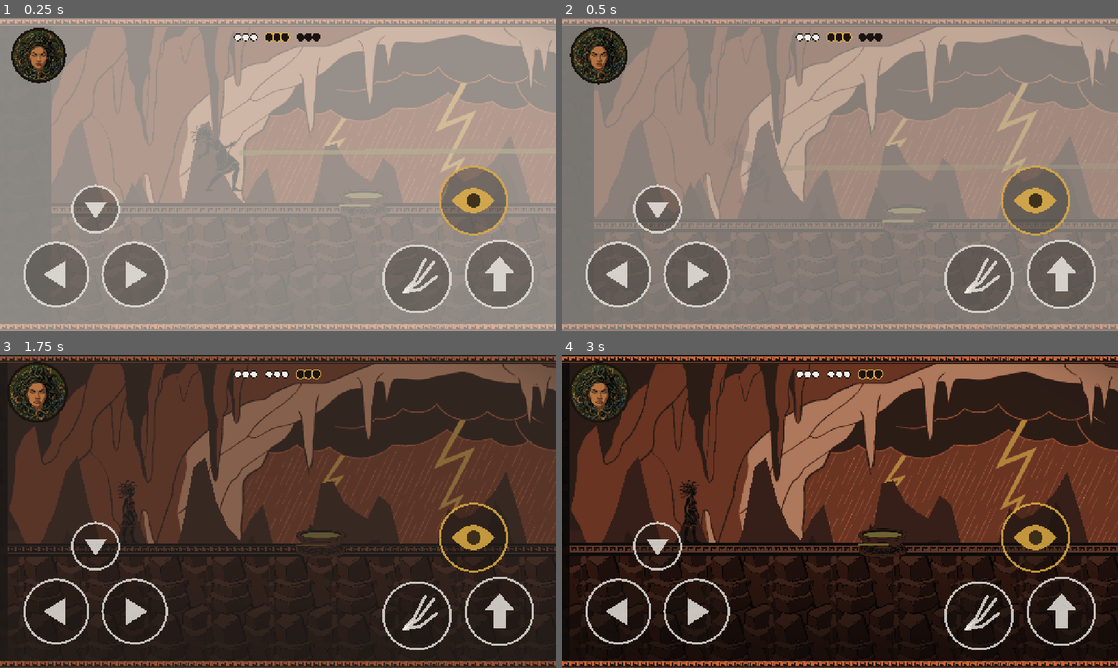
Above: before the commit, frames 1-4 (two rows, left to right).
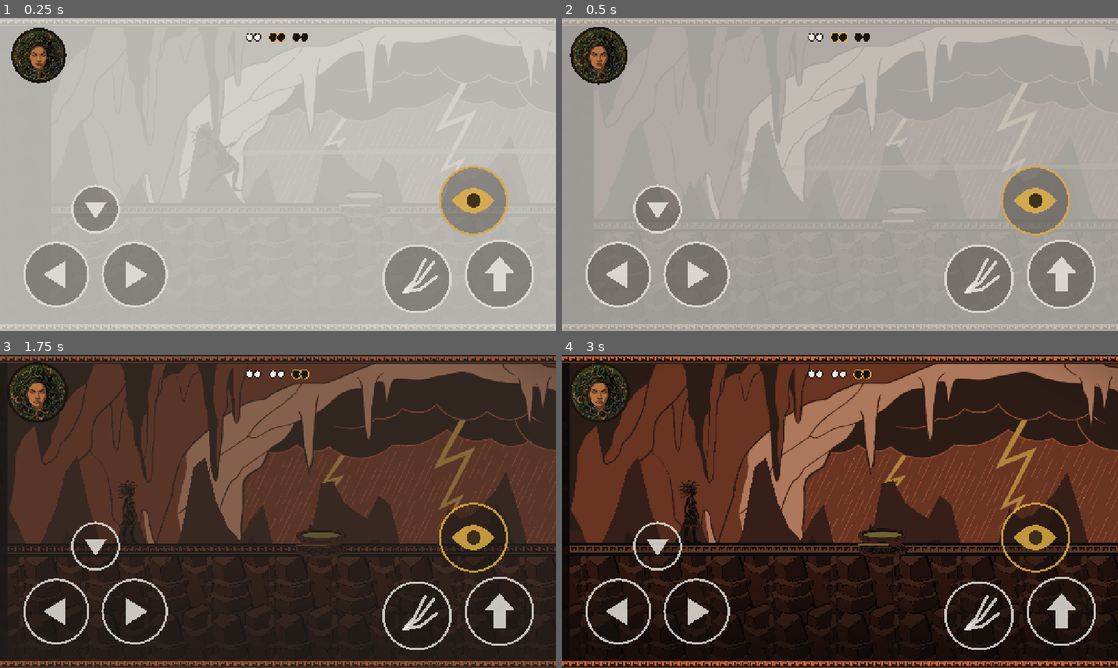
Above: after the commit, the same moments.

Repository: sphilius/medusas-price
Game: Godot game, scene res://tools/sim_perseus.tscn
The game is run twice, just before and just after one commit, with the same random seed, the same clock (stepped at 60 frames per second) and the same inputs. This scene is started directly instead of the project's main scene. Sound files missing from this copy of the repository are replaced by a short silence.
Inputs (mouse positions are in pixels of both pictures, inside the frame that each line leads up to):
- Up to frame 1 (0.25 s): no input
- Up to frame 2 (0.5 s): no input
- Up to frame 3 (1.75 s): tap Enter at 0.5 s; move the mouse to (400, 495) at 0.52 s; hold D (move_right) 0.53-1.25 s; hold K (gaze) 0.53-1.25 s; click (400, 495) at 0.67 s; tap Space (jump) at 0.77 s; tap J (whip) at 0.8 s; drag from (166, 527) to (322, 511) at 1.27 s
- Up to frame 4 (3 s): move the mouse to (895, 442) at 2.02 s; hold D (move_right) 2.03-2.75 s; hold K (gaze) 2.03-2.75 s; tap J (whip) at 2.3 s; drag from (812, 574) to (689, 492) at 2.77 s

The runs differ from the first frame. In frame 1, 96% of the frame differs, in the area x 0-100%, y 0-100%; in frame 2, 94%; in frame 3, 0.3%; in frame 4, 0.3%.

Commit message:
Perseus: pips fill per hit, death restarts the fight, whip clanks
Playtest: pips only moved at phase ends, dying resumed mid-fight, and the
whip seemed to do nothing. Back to 2 hits per phase since a death now
costs the whole fight.

Co-Authored-By: Claude Opus 5.5 <noreply@anthropic.com>

Diff:
--- a/autoload/balance.gd
+++ b/autoload/balance.gd
@@ -662,7 +662,7 @@
 # ---------------------------------------------------------------------------
 const PERSEUS_PHASES: int = 3
 ## Gaze hits needed per phase.
-const PERSEUS_GAZE_HITS_PER_PHASE: int = 3
+const PERSEUS_GAZE_HITS_PER_PHASE: int = 2
 ## Base shield-down window after each attack (s).
 const SHIELD_WINDOW_BASE: float = 1.0
 ## Adapted window = clamp(median reaction + OFFSET, MIN, MAX).
@@ -705,6 +705,8 @@
 const PERSEUS_GUARD_TIME: float = 2.2
 ## The whip icon pulsing over him while he braces (px tall), like the gaze eye.
 const PERSEUS_WHIP_ICON_SIZE: float = 24.0
+## A lash that only glances off the shield flashes it gold for this long (s).
+const PERSEUS_GLANCE_FLASH_S: float = 0.25
 ## Defeat: seconds the stone takes to cover him before he becomes a statue.
 const PERSEUS_DEFEAT_STONE_TIME: float = 1.5
 ## His shield (Visual/Shield): held in front, or dropped to his side during the window.
--- a/scripts/perseus.gd
+++ b/scripts/perseus.gd
@@ -22,6 +22,10 @@
 ## he loses leaves stone creeping further over him (petrify shader, partial), with a
 ## white flash; during the study the world dims and each echo is joined to his shield
 ## by a gold beam (he is studying her reflections), then the echoes shatter.
+## If Medusa dies during the fight, the whole fight starts over from phase 1 when she
+## gets up (Events.player_respawned): pips empty, stone gone, he rises to hover again.
+## A lash that does neither (parry or braced shield) glances off with a gold spark and
+## a clank, so the player sees the whip connect and learns when it matters.
 ## Adaptation (Features.PERSEUS_ADAPT): the window shrinks to her median reaction time
 ## + 0.15 s (clamped 0.45 to 1.0 s), and he attacks from the side she faces least.
 ## With the flag off the window stays SHIELD_WINDOW_BASE and he attacks from behind
@@ -77,6 +81,10 @@
 var _dim: ColorRect = null
 ## How far the stone has crept over him (0 = none); grows each phase he loses.
 var _stone: float = 0.0
+## Where the fight starts (set in _ready): a restart after her death puts him back here.
+var _start_pos: Vector2 = Vector2.ZERO
+## The study beat's movement tween, kept so a restart can stop it.
+var _study_tween: Tween = null
 
 
 ## _ready runs once when he enters the scene. super._ready() runs Enemy's setup first
@@ -84,6 +92,12 @@
 func _ready() -> void:
 	super._ready()
 	_floor_y = global_position.y
+	_start_pos = global_position
+	# Her death freezes him; her getting up restarts the fight from phase 1.
+	Events.player_died.connect(func(_p: Vector2) -> void:
+		if state != State.DEFEATED:
+			set_physics_process(false))
+	Events.player_respawned.connect(func(_p: Vector2) -> void: _restart_fight())
 	SpriteKit.weapon(_shield, &"shield")
 	_place_shield(true)
 	_glint.color = Color(Balance.COLOR_GOLD, Balance.GLINT_ALPHA)
@@ -165,6 +179,42 @@
 	elif state == State.GUARD:
 		_knocked(1.0)
 		RunLedger.log_event("perseus_shield_knocked", {"phase": phase})
+	elif state != State.DEFEATED and state != State.STUDY:
+		_glance()
+
+
+## A lash that only hits the shield: a gold flash on it and a high clank, nothing else.
+func _glance() -> void:
+	Fx.play(&"mirror_glint", 1.4)
+	_shield.modulate = Balance.COLOR_GOLD
+	var back := create_tween()
+	back.tween_property(_shield, "modulate", Color.WHITE, Balance.PERSEUS_GLANCE_FLASH_S)
+
+
+## Her death undone: back to the very start of the fight (phase 1, no hits, no stone).
+## The adaptation data (reactions, facing_time) is kept: he still remembers her.
+func _restart_fight() -> void:
+	if state == State.DEFEATED:
+		return
+	if _study_tween != null and _study_tween.is_valid():
+		_study_tween.kill()
+	phase = 1
+	hits_in_phase = 0
+	_stone = 0.0
+	_gaze_time = 0.0
+	if _petrify_mat != null:
+		_petrify_mat.set_shader_parameter(&"progress", 0.0)
+	if _dim != null:
+		_dim.color = Color(Balance.COLOR_BLACK, 0.0)
+	_glint.visible = false
+	_place_shield(true)
+	global_position = _start_pos
+	velocity = Vector2.ZERO
+	visual.modulate = Color.WHITE
+	if _pips != null:
+		_pips.queue_redraw()
+	set_physics_process(true)
+	_start_hover()
 
 
 ## The lash landed: gold flash, glint sound, hit-stop and shake, then the open window.
@@ -366,6 +416,8 @@
 	Fx.hit_stop(Balance.HITSTOP_PERSEUS)
 	Events.shake_requested.emit(Balance.SHAKE_PERSEUS_HIT_PX, Balance.SHAKE_PERSEUS_HIT_TIME)
 	RunLedger.log_event("perseus_hit", {"phase": phase, "hits": hits_in_phase})
+	if _pips != null:
+		_pips.queue_redraw()  # fill this hit's pip now, not only when the phase ends
 	var flash := create_tween()
 	visual.modulate = Balance.COLOR_MARBLE
 	flash.tween_property(visual, "modulate", Color.WHITE, Balance.PERSEUS_REEL_TIME)
@@ -451,6 +503,7 @@
 	var echoes: Array = RunLedger.events_of("gaze")
 	echoes = echoes.slice(maxi(echoes.size() - Balance.PERSEUS_ECHO_COUNT, 0))
 	var tween := create_tween()
+	_study_tween = tween
 	if _dim != null:
 		var dim := create_tween()
 		dim.tween_property(_dim, "color", Color(Balance.COLOR_BLACK, Balance.PERSEUS_STUDY_DIM), 0.5)
--- a/tools/sim_perseus.gd
+++ b/tools/sim_perseus.gd
@@ -61,6 +61,13 @@
 	_check("a held gaze in the window lands one hit", perseus.hits_in_phase == 1)
 	_check("the reaction time was recorded", perseus.reactions.size() == 1)
 
+	# Her death mid-fight: when she gets up, the fight starts over from phase 1.
+	Events.player_died.emit(Vector2.ZERO)
+	Events.player_respawned.emit(Vector2.ZERO)
+	_check("her respawn restarts the fight (phase 1, no hits)", perseus.phase == 1 and perseus.hits_in_phase == 0 and perseus.state == perseus.State.HOVER)
+	_check("he still remembers her reactions", perseus.reactions.size() == 1)
+	perseus.register_gaze_hit()  # back to one hit, as before the restart
+
 	var per: int = Balance.PERSEUS_GAZE_HITS_PER_PHASE
 	for i in per - 1:
 		perseus.register_gaze_hit()
